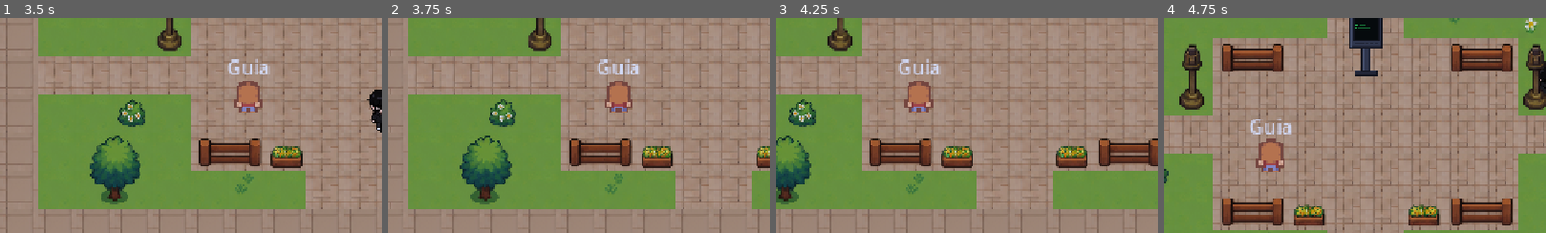
Above: before the commit, frames 1-4 (left to right).
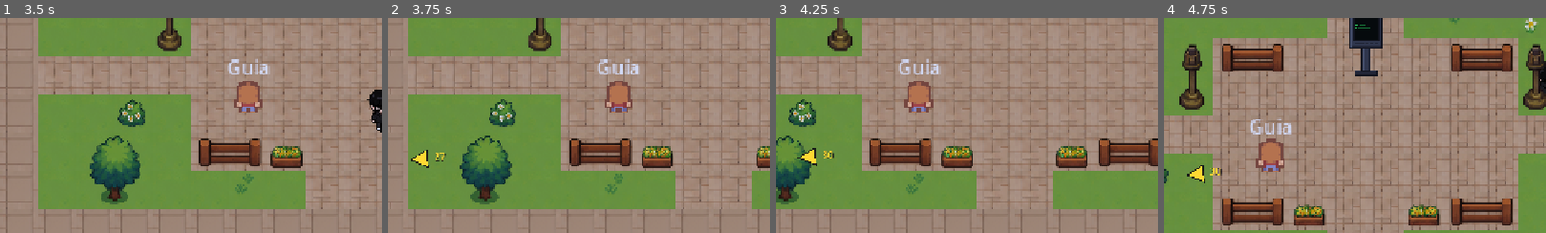
Above: after the commit, the same moments.

Repository: brenocoelhos/CyberCity
Game: Godot game, scene res://scenes/ui/MainMenu.tscn
The game is run twice, just before and just after one commit, with the same random seed, the same clock (stepped at 60 frames per second) and the same inputs.
Inputs:
- Up to frame 1 (3.5 s): click "Novo jogo" at 0.5 s; click "CELULAR (1) [TAB]" at 1.25 s; tap Enter at 2 s; hold D (move_right) 2.03-2.78 s; hold E (interact) 2.03-2.78 s; tap Space at 2.75 s; hold S (move_down) from 2.78 s (still down); tap E (interact) at 2.85 s
- Up to frame 2 (3.75 s): tap Enter at 3.5 s; release S (move_down) at 3.53 s; hold D (move_right) from 3.53 s (still down); hold E (interact) from 3.53 s (still down)
- Up to frame 3 (4.25 s): keep holding D (move_right); keep holding E (interact)
- Up to frame 4 (4.75 s): release D (move_right) at 4.28 s; release E (interact) at 4.28 s; hold W (move_up) from 4.28 s (still down); tap E (interact) at 4.35 s
The pictures show only the part of the screen within x 0-50%, y 23-73%; the shares and areas given below are measured in that part.

Frame 1 is identical in both runs. In frame 2, 0.3% of the frame differs, in the area x 6-16%, y 61-70%; in frame 3, 0.3%; in frame 4, 0.3%, in the area x 6-16%, y 68-77%.

Commit message:
chore(progression): unlock the mission arrow at level 1 for testing
Temporary: the plan is level 3, but the arrow needs to be seen from the
start while it is being tested. Only the number in TOOL_UNLOCK_LEVELS
changes; the checks no longer hard-code the unlock levels, so changing it
back to 3 needs no test edit.

Co-Authored-By: Claude Sonnet 5.5 <noreply@anthropic.com>

Diff:
--- a/scripts/systems/GameManager.gd
+++ b/scripts/systems/GameManager.gd
@@ -13,7 +13,7 @@
 ## apoios de estudo, nunca atalhos para resolver missões: nenhuma missão
 ## depende delas.
 const TOOL_UNLOCK_LEVELS := {
-	"mission_arrow": 3,  # seta que aponta para a missão (opcional nos Ajustes)
+	"mission_arrow": 1,  # seta que aponta para a missão (opcional nos Ajustes). PROVISÓRIO, para teste: o plano é o nível 3
 	"phone_tools": 3,    # app "Ferramentas" do celular
 	"network_map": 4,    # mapa de rede desenhado pelo 'scan'
 	"saved_history": 5,  # histórico de comandos guardado entre terminais e partidas
--- a/tools/verify_progression.gd
+++ b/tools/verify_progression.gd
@@ -27,25 +27,41 @@
 	var ok := true
 	game.reset()
 	phone.reset()
-	ok = _check("nivel 1: nenhuma ferramenta liberada", not game.is_tool_unlocked("mission_arrow") and not game.is_tool_unlocked("saved_history")) and ok
+	# Os niveis de cada ferramenta vem de GameManager.TOOL_UNLOCK_LEVELS (a seta
+	# pode ser liberada mais cedo para teste), entao nada aqui fixa esses numeros.
+	var levels: Dictionary = game.TOOL_UNLOCK_LEVELS
+	ok = _check("nivel 1: cada ferramenta so esta liberada se o nivel dela e 1", _unlocked_match_levels(game)) and ok
+	ok = _check("nivel 1: o app Ferramentas, o mapa e o historico ainda estao travados", not game.is_tool_unlocked("phone_tools") and not game.is_tool_unlocked("network_map") and not game.is_tool_unlocked("saved_history")) and ok
 	ok = _check("ferramenta desconhecida nunca e liberada", not game.is_tool_unlocked("nao_existe")) and ok
 
 	var unlocked: Array = []
 	game.tool_unlocked.connect(func(tool_id): unlocked.append(tool_id))
+	var expected_events := 0
 	game.add_xp(100)
-	ok = _check("nivel 2: ainda nada liberado", game.level == 2 and unlocked.is_empty()) and ok
+	ok = _check("nivel 2: libera so o que e do nivel 2", game.level == 2 and _unlocked_match_levels(game)) and ok
 	game.add_xp(200)
-	ok = _check("nivel 3: libera a seta e o app Ferramentas", game.level == 3 and unlocked.has("mission_arrow") and unlocked.has("phone_tools") and unlocked.size() == 2) and ok
-	ok = _check("nivel 3: is_tool_unlocked responde", game.is_tool_unlocked("mission_arrow") and game.is_tool_unlocked("phone_tools") and not game.is_tool_unlocked("network_map")) and ok
-	ok = _check("a Central avisa pelo celular de cada ferramenta liberada", phone.messages.size() == 2 and String(phone.messages[0]["text"]).find("Seta de missão") != -1 and String(phone.messages[1]["text"]).find("Ferramentas do celular") != -1) and ok
+	ok = _check("nivel 3: libera o app Ferramentas", game.level == 3 and unlocked.has("phone_tools") and _unlocked_match_levels(game)) and ok
+	ok = _check("nivel 3: o mapa e o historico continuam travados", not game.is_tool_unlocked("network_map") and not game.is_tool_unlocked("saved_history")) and ok
+	ok = _check("a Central avisa pelo celular da ferramenta do nivel 3", phone.messages.size() >= 1 and String(phone.messages[phone.messages.size() - 1]["text"]).find("Ferramentas do celular") != -1) and ok
 
 	game.add_xp(300 + 400)  # sobe do 3 para o 4 (300) e do 4 para o 5 (400): dois niveis de uma vez
 	ok = _check("subir dois niveis de uma vez libera as duas ferramentas", game.level == 5 and unlocked.has("network_map") and unlocked.has("saved_history")) and ok
-	ok = _check("cada ferramenta e liberada uma unica vez", unlocked.size() == 4) and ok
+	for tool_id in levels.keys():
+		if int(levels[tool_id]) > 1 and int(levels[tool_id]) <= 5:
+			expected_events += 1
+	ok = _check("cada ferramenta e liberada uma unica vez (so as que nao comecam liberadas)", unlocked.size() == expected_events) and ok
 	game.reset()
 	phone.reset()
-	ok = _check("reset volta a travar as ferramentas", not game.is_tool_unlocked("mission_arrow")) and ok
-	return ok
+	ok = _check("reset volta ao estado do nivel 1", _unlocked_match_levels(game) and not game.is_tool_unlocked("saved_history")) and ok
+	return ok
+
+
+## true se is_tool_unlocked bate com a tabela de niveis no nivel atual.
+func _unlocked_match_levels(game) -> bool:
+	for tool_id in game.TOOL_UNLOCK_LEVELS.keys():
+		if game.is_tool_unlocked(tool_id) != (game.level >= int(game.TOOL_UNLOCK_LEVELS[tool_id])):
+			return false
+	return true
 
 
 # Carregado só na hora do teste (depois dos autoloads), porque o script usa MissionManager etc.
@@ -115,10 +131,11 @@
 	# --- quando a seta fica ligada ---
 	var arrow = root.get_node("HUD").get_node("MissionArrow")
 	game.reset()
-	ok = _check("seta: desligada no nivel 1", not arrow.is_enabled()) and ok
+	var arrow_level: int = int(game.TOOL_UNLOCK_LEVELS["mission_arrow"])
+	ok = _check("seta: no nivel 1 so liga se a ferramenta ja for do nivel 1", arrow.is_enabled() == (arrow_level <= 1)) and ok
 	game.add_xp(300)
 	dialogue.force_close()
-	ok = _check("seta: ligada no nivel 3", arrow.is_enabled()) and ok
+	ok = _check("seta: ligada no nivel 3 (depois do nivel dela)", arrow.is_enabled() and game.level >= arrow_level) and ok
 	root.get_node("Settings").mission_arrow = false
 	ok = _check("seta: desligada se o jogador a desliga nos Ajustes", not arrow.is_enabled()) and ok
 	root.get_node("Settings").mission_arrow = true
